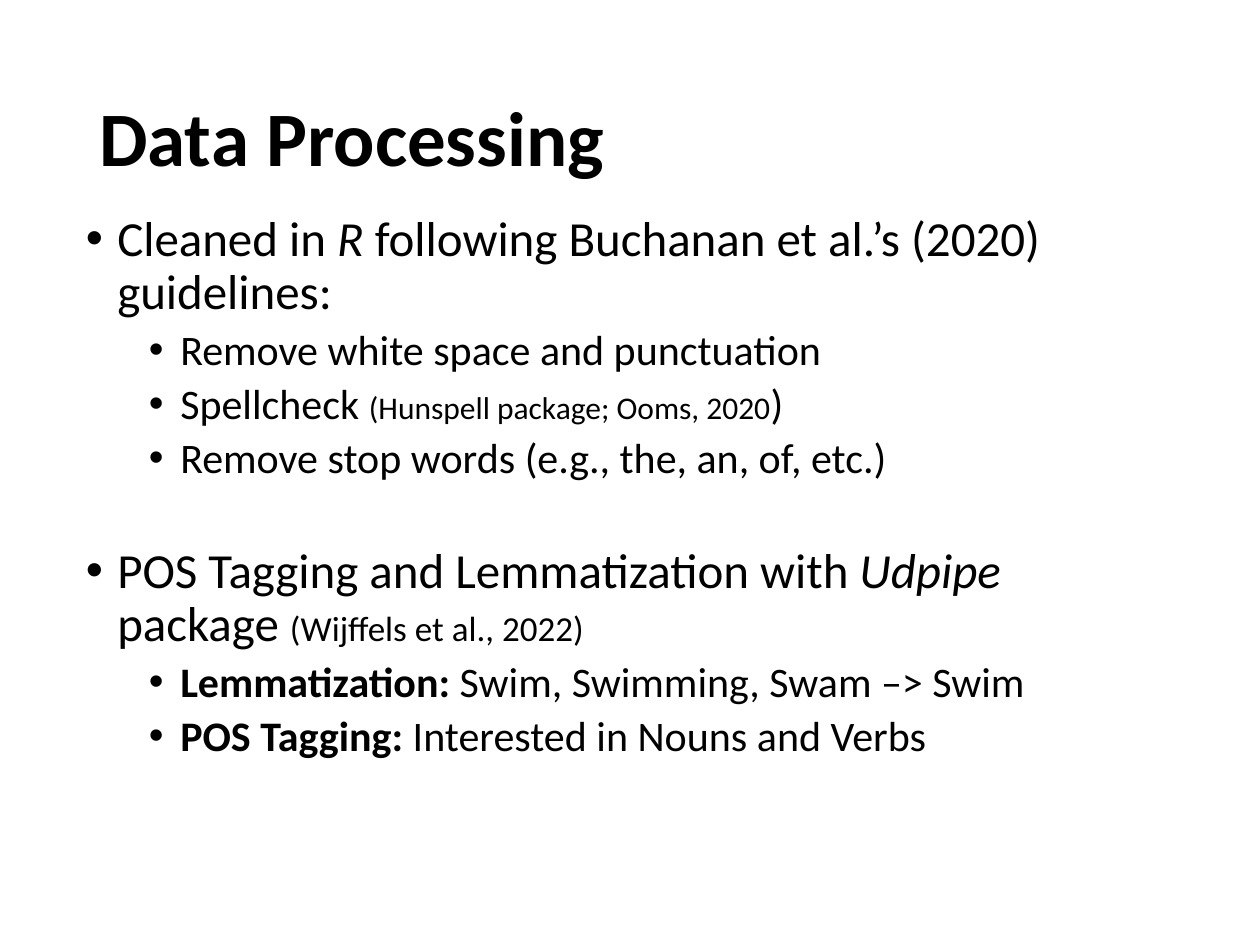
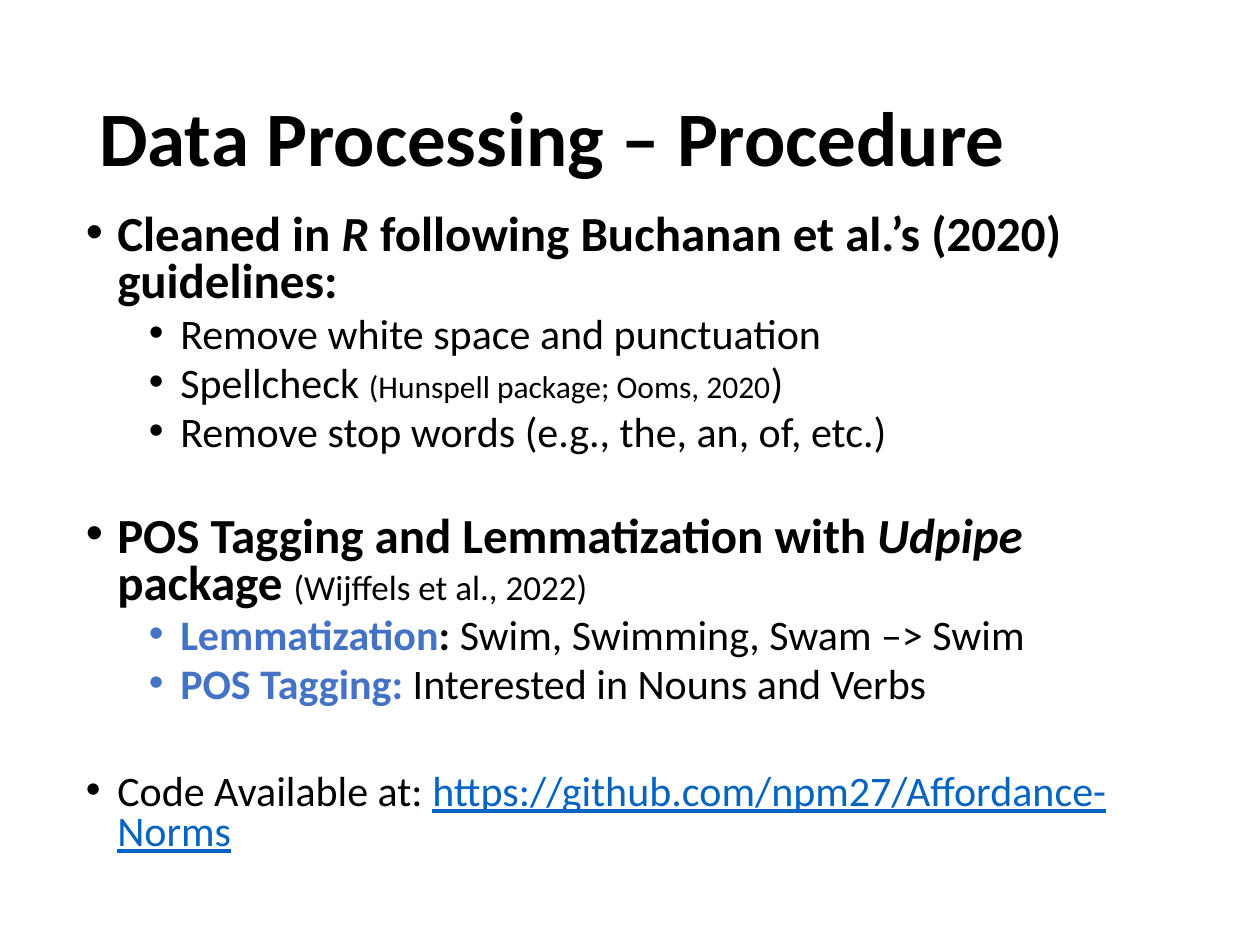
Before and after one commit to npm27/Affordance-Norms, a slide deck: slide 18 of 5 Presentations/UCONN 2022.pptx (slide 17 before the commit). Drawn at 1260x945 pixels with LibreOffice and Linux fonts; fonts in the diff are those of the drawing. Boxes give left, top, right and bottom in pixels: in the first picture for what was removed or moved away, otherwise in the second. Text is boxed around its words. In the diff, an @@ line names an element or a change of style, - is before the commit and + after.

```diff
--- a/5 Presentations/UCONN 2022.pptx
+++ b/5 Presentations/UCONN 2022.pptx
@@ title at (x1=99, y1=112, x2=1004, y2=179): text changed @@
-Data Processing
+Data Processing – Procedure
@@ text at (x1=117, y1=215, x2=1061, y2=706): bold on in "Cleaned in R following Buchanan et al.’s ...", "POS Tagging and Lemmatization with Udpipe package"; text colour #000000 to #4472C4 in "Lemmatization:", "POS Tagging:"; line spacing 0.9 to 0.8 @@
@@ text at (x1=117, y1=776, x2=1106, y2=853): paragraph added @@
+• Code Available at: https://github.com/npm27/Affordance-Norms
```
Also in this commit, not shown: 12 other slides changed, 2 slides added, 1 slide removed.
